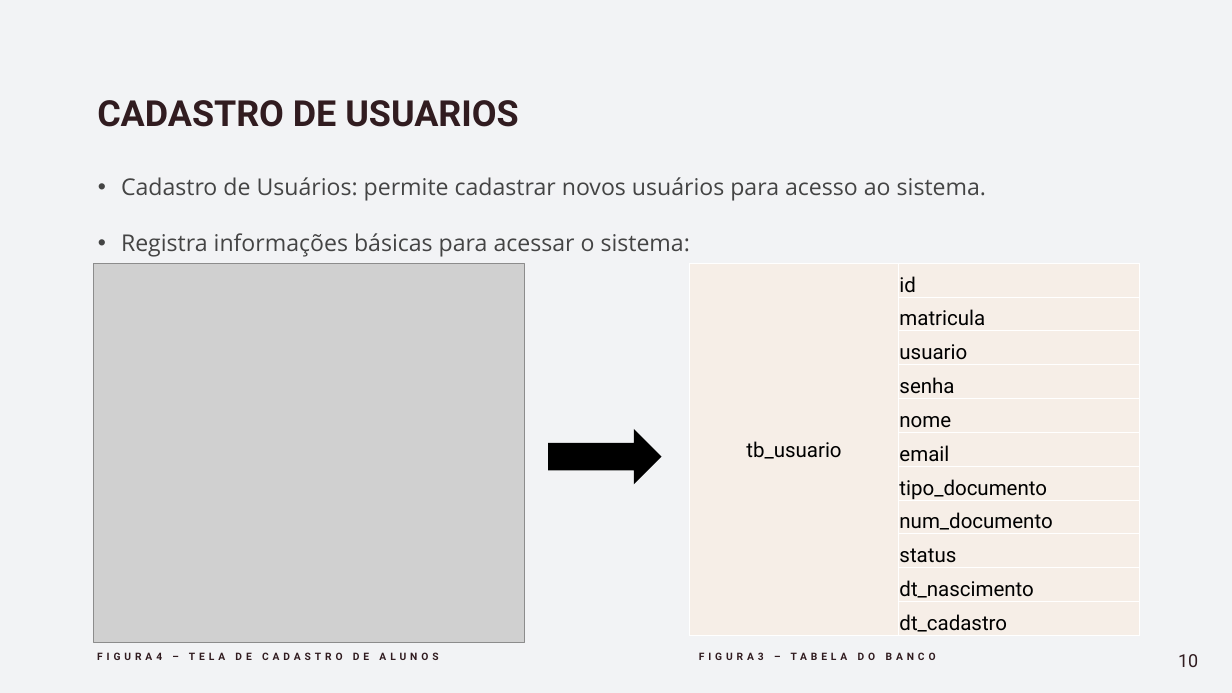
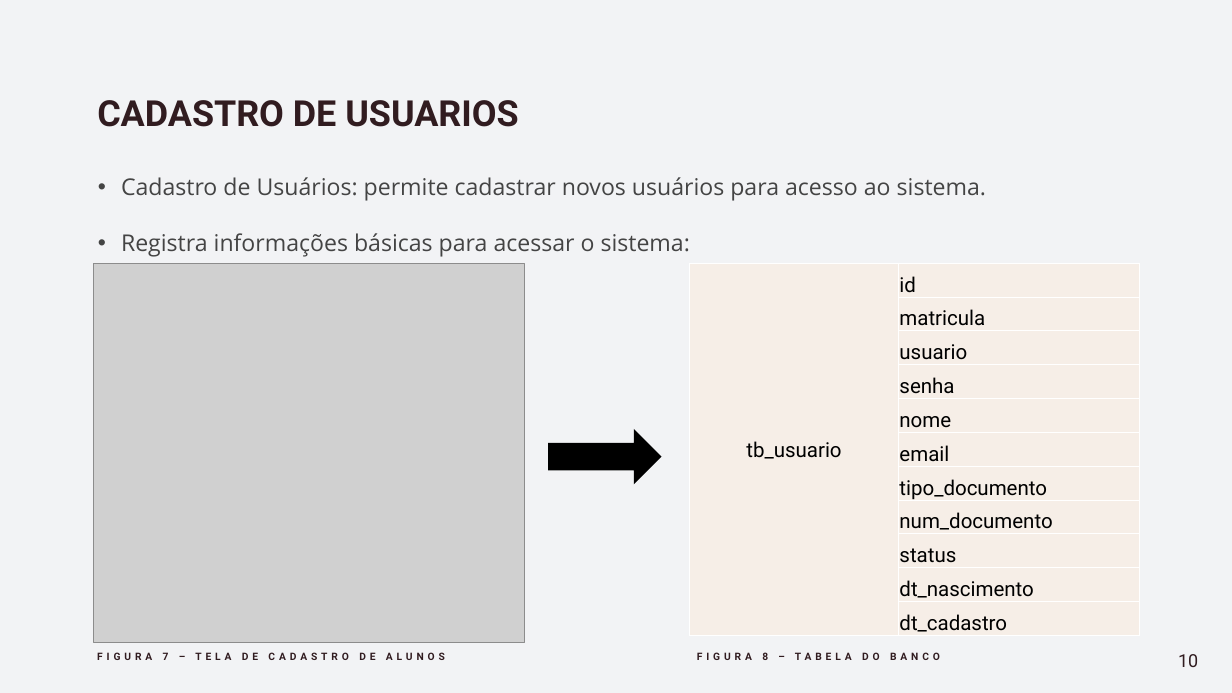
Before and after one commit to eder-ferreira/academia, a slide deck: slide 10 of Documentos/Apresentação -Gestão de Academia.pptx. Drawn at 1232x693 pixels with LibreOffice and Linux fonts; fonts in the diff are those of the drawing; grey boxes stand for pictures. Boxes give left, top, right and bottom in pixels: in the first picture for what was removed or moved away, otherwise in the second. Text is boxed around its words. In the diff, an @@ line names an element or a change of style, - is before the commit and + after.

```diff
--- a/Documentos/Apresentação -Gestão de Academia.pptx
+++ b/Documentos/Apresentação -Gestão de Academia.pptx
@@ text at (97,652,445,660): text changed @@
-FIGURA4 – TELA DE CADASTRO DE ALUNOS
+FIGURA 7 – TELA DE CADASTRO DE ALUNOS
@@ text at (697,652,940,660): text changed @@
-FIGURA3 – TABELA DO BANCO
+FIGURA 8 – TABELA DO BANCO
```
Also in this commit, not shown: 17 other slides changed, 7 other files.
